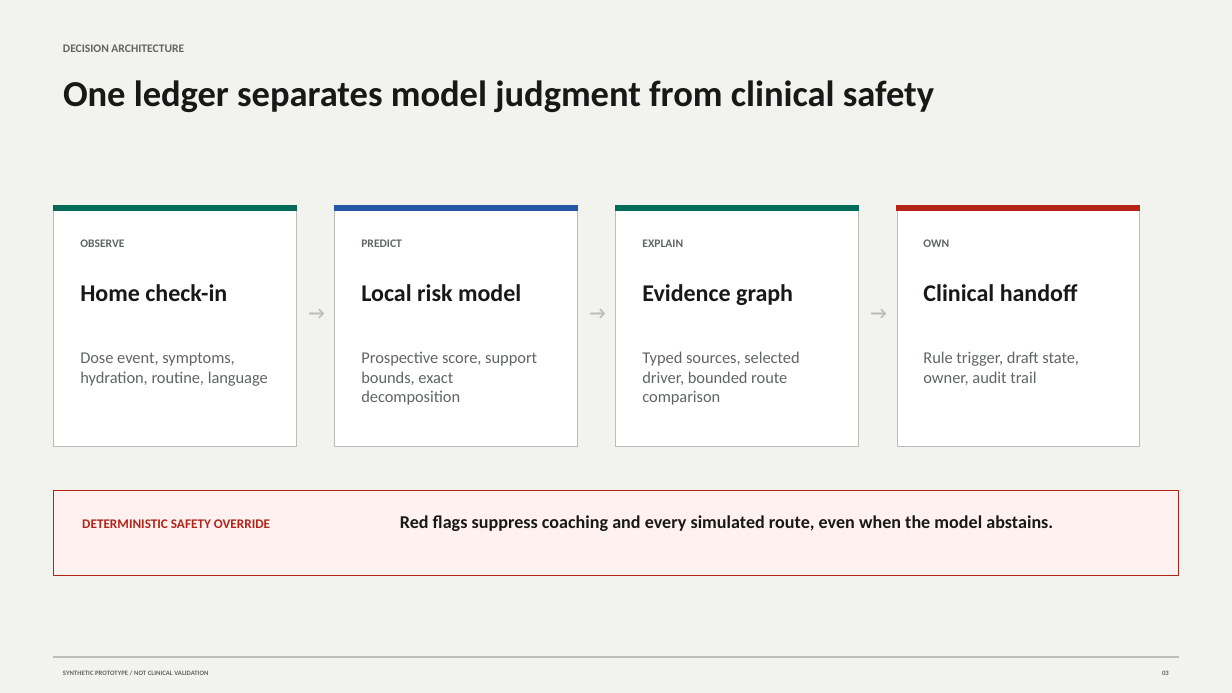
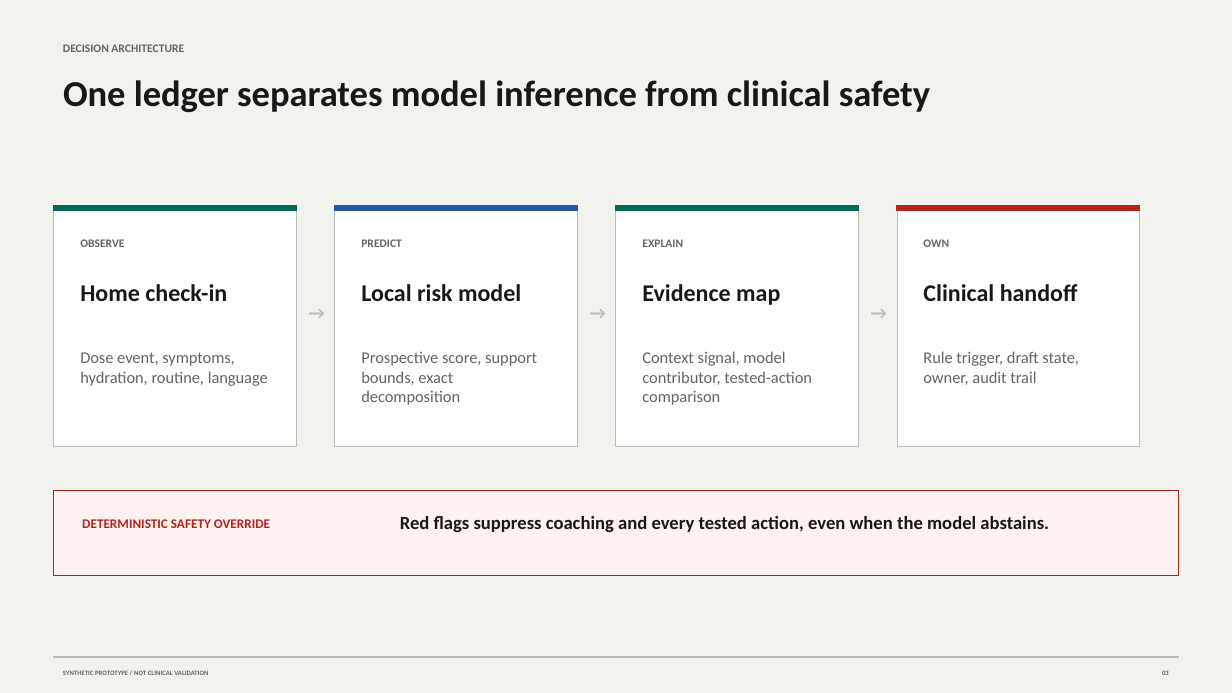
Before and after one commit to kevinmeix1/adherence-os, a slide deck: slide 3 of outputs/adherence-os-demo.pptx. Drawn at 1232x693 pixels with LibreOffice and Linux fonts; fonts in the diff are those of the drawing. Boxes give left, top, right and bottom in pixels: in the first picture for what was removed or moved away, otherwise in the second. Text is boxed around its words. In the diff, an @@ line names an element or a change of style, - is before the commit and + after.

```diff
--- a/outputs/adherence-os-demo.pptx
+++ b/outputs/adherence-os-demo.pptx
@@ text at box(63, 80, 930, 112): text changed @@
-One ledger separates model judgment from clinical safety
+One ledger separates model inference from clinical safety
@@ text at box(642, 284, 780, 305): text changed @@
-Evidence graph
+Evidence map
@@ text at box(642, 351, 812, 405): text changed @@
-Typed sources, selected driver, bounded route comparison
+Context signal, model contributor, tested-action comparison
@@ text at box(400, 516, 1049, 532): text changed; size 14.2 to 14.6 pt @@
-Red flags suppress coaching and every simulated route, even when the model abstains.
+Red flags suppress coaching and every tested action, even when the model abstains.
```
Also in this commit, not shown: 6 other slides changed, 20 other files.
